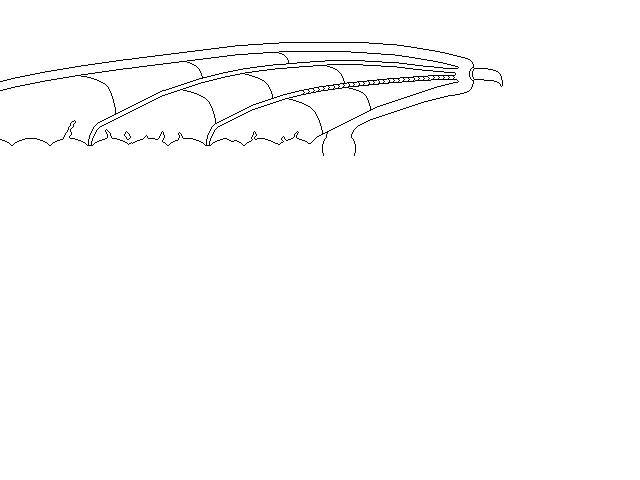
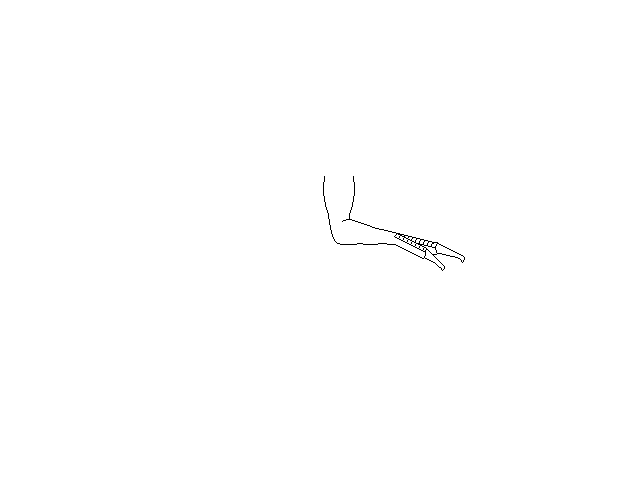
Layers edited between the first and the second 640 × 480 image:
hid "New Layer#1" over [0, 42, 503, 156]
added layer "New Layer#17" above "New Layer#16" over [323, 176, 445, 271]
added layer "New Layer#16" above "New Layer#12" over [323, 176, 465, 263]
